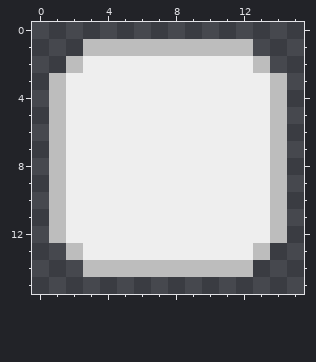
A pixel-art file gets an edit: Assets/AnimationImporter/B.ase. The picture above is the old version.
16x16 pixels, 1 frame.
The result:
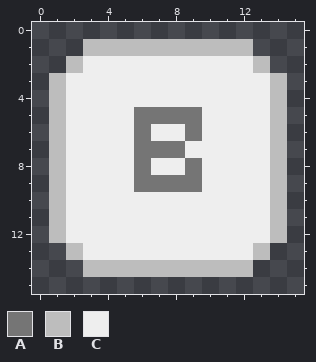
Palette (. is transparent): A #757575  B #bdbdbd  C #eeeeee
Difference:
Layer "Layer 1":
Colour C gives way to colour A in row 5 at x 6 to 9; in row 6 at x 6 and 9; in row 7 at x 6 to 8; in row 8 at x 6 and 9; in row 9 at x 6 to 9.
